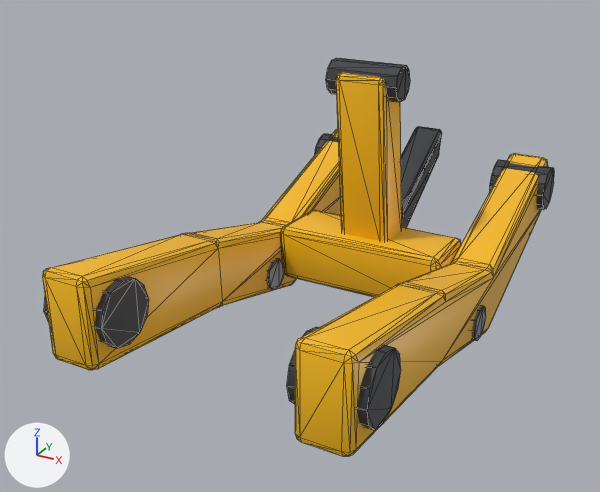
A saved change to the glTF model assets/models/wheel_loader/arm.glb.
Both versions are drawn from a 50 mm camera at (2.25, -3.12, 2.2) aimed at (-0.24, 1.41, -0.06). Arrows for +X, +Y and +Z are at lower left; the lights stay in place. The older version comes first. Mesh edges are drawn as thin lines. Vertices at exactly the same position are counted once.

Before the edit, the objects in view are built like this:
```python
mat_paint = principled_material('Paint')
mat_paint.base_color = (0.955, 0.507, 0.00719)  # yellow #fabd14
mat_paint.roughness = 0.42
me_arm = bpy.data.meshes.new('Arm')
me_arm.from_pydata(...)  # 548 vertices, 1048 faces; spans x -0.99..0.99, y -0.25..3.39, z -0.71..1.11
# faces by material slot: [656, 320, 72]
me_arm.materials.append(mat_paint)  # yellow #fabd14
me_arm.materials.append(mat_darkpaint)  # dark grey #33363b
me_arm.materials.append(mat_steel)  # grey #73757d
ob_arm = bpy.data.objects.new('Arm', me_arm)
ob_arm.location = (0.0, 0.0, 0.0)
```
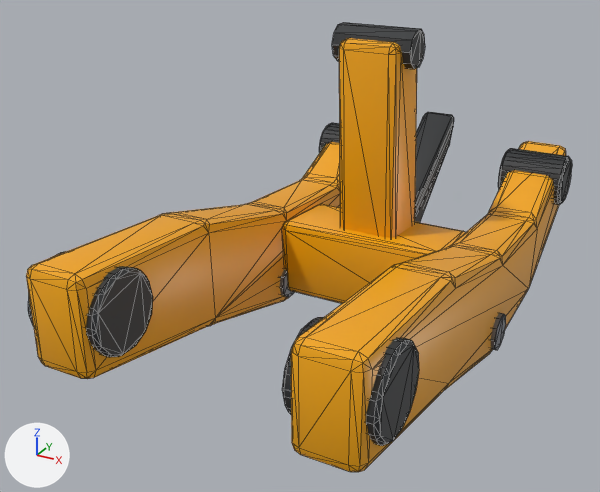
What differs and where, as boxes (x1, y1, x2, y2) in the pictures (600 x 492 px):
'Arm', recoloured, reshaped (7% wider, 13% taller): before (42, 58, 554, 456); after (26, 22, 572, 472)
part 1 of me_arm, added: after (332, 22, 425, 69)
part 2 of me_arm, added (mostly hidden): after (279, 269, 294, 298)
part 3 of me_arm, added: after (491, 313, 506, 350)
part 4 of me_arm, rebuilt: before (42, 129, 341, 370); after (26, 142, 340, 379)
part 5 of me_arm, rebuilt (9% wider, 9% taller): before (295, 153, 548, 456); after (291, 141, 566, 472)
part 6 of me_arm, rebuilt (14% taller): before (281, 210, 461, 297); after (282, 204, 466, 303)
part 7 of me_arm, rebuilt: before (401, 126, 442, 228); after (415, 112, 454, 223)
part 8 of me_arm, rebuilt: before (336, 73, 402, 241); after (339, 38, 417, 238)
part 9 of me_arm, rebuilt (19% wider, 25% taller): before (287, 327, 401, 430); after (283, 317, 419, 446)
part 10 of me_arm, rebuilt: before (44, 277, 149, 348); after (28, 251, 153, 357)
part 11 of me_arm, added: after (319, 123, 340, 152)
part 12 of me_arm, added: after (498, 148, 572, 205)
part 13 of me_arm, deleted: before (326, 58, 410, 102)
part 14 of me_arm, deleted: before (472, 305, 486, 341)
part 15 of me_arm, deleted: before (266, 258, 284, 290)
part 16 of me_arm, deleted (mostly hidden): before (315, 134, 338, 154)
part 17 of me_arm, deleted: before (490, 160, 554, 210)

What changed in the scene script:
```text
Change mat_paint:
    mat_paint.base_color: (0.955, 0.507, 0.00719) -> (0.911, 0.393, 0.0031)  # yellow #fabd14 -> orange #f5a80a
Change me_arm:
    used by ob_arm; location = (0.0, 0.0, 0.0)
    remove me_arm.from_pydata(...)  # 548 vertices, 1048 faces; spans x -0.99..0.99, y -0.25..3.39, z -0.71..1.11
    add me_arm.from_pydata(...)  # 844 vertices, 1640 faces; spans x -1.07..1.07, y -0.3..3.7, z -0.81..1.32
    me_arm part 1: a new loose piece, a 10-sided cylinder along x spanning x -0.28..0.28, y 1.92..2.18, z 1.08..1.32, in mat_darkpaint (dark grey #2b2e30)
    me_arm part 2: a new loose piece, a 10-sided cylinder along x spanning x -1.05..-0.59, y 1.77..2.03, z -0.74..-0.5, in mat_steel (grey #73757d)
    me_arm part 3: a new loose piece, a 10-sided cylinder along x spanning x 0.59..1.05, y 1.77..2.03, z -0.74..-0.5, in mat_steel (grey #73757d)
    me_arm part 4: the loose piece of 112 vertices spanning x -0.94..-0.62, y -0.25..3.39, z -0.71..0.29 is rebuilt with 140 vertices and now spans x -1.02..-0.62, y -0.3..3.7, z -0.81..0.31
    me_arm part 5: the loose piece of 112 vertices spanning x 0.62..0.94, y -0.25..3.39, z -0.71..0.29 is rebuilt with 140 vertices and now spans x 0.62..1.02, y -0.3..3.7, z -0.81..0.31
    me_arm part 6: the loose piece of 56 vertices spanning x -0.62..0.62, y 1.76..2.29, z -0.55..-0.12 is rebuilt with 56 vertices and now spans x -0.64..0.64, y 1.8..2.44, z -0.72..-0.1
    me_arm part 7: the loose piece of 56 vertices spanning x -0.12..0.12, y 2.06..3.14, z -0.44..0.37 is rebuilt with 56 vertices and now spans x -0.14..0.14, y 2.21..3.39, z -0.6..0.43
    me_arm part 8: the loose piece of 56 vertices spanning x -0.18..0.18, y 1.75..2.24, z -0.24..1.05 is rebuilt with 56 vertices and now spans x -0.22..0.22, y 1.85..2.44, z -0.49..1.25
    me_arm part 9: the loose piece of 24 vertices spanning x 0.57..0.99, y -0.2..0.2, z -0.2..0.2 is rebuilt with 84 vertices and now spans x 0.57..1.07, y -0.26..0.26, z -0.25..0.25
    me_arm part 10: the loose piece of 24 vertices spanning x -0.99..-0.57, y -0.2..0.2, z -0.2..0.2 is rebuilt with 84 vertices and now spans x -1.07..-0.57, y -0.26..0.26, z -0.25..0.25
    me_arm part 11: a new loose piece of 84 vertices spanning x -1.07..-0.57, y 3.25..3.65, z -0.19..0.19, in mat_darkpaint (dark grey #2b2e30)
    me_arm part 12: a new loose piece of 84 vertices spanning x 0.57..1.07, y 3.25..3.65, z -0.19..0.19, in mat_darkpaint (dark grey #2b2e30)
    me_arm part 13: the loose piece of 20 vertices spanning x -0.25..0.25, y 1.78..2.02, z 0.89..1.11 is deleted
    me_arm part 14: the loose piece of 20 vertices spanning x 0.6..0.96, y 1.58..1.82, z -0.59..-0.37 is deleted
    me_arm part 15: the loose piece of 20 vertices spanning x -0.96..-0.6, y 1.58..1.82, z -0.59..-0.37 is deleted
    me_arm part 16
    24 vertices are removed from x -0.99..-0.57, y 3.03..3.37, z -0.17..0.17
    44 faces are deleted
    me_arm part 17
    24 vertices are removed from x 0.57..0.99, y 3.03..3.37, z -0.17..0.17
    44 faces are deleted
```
